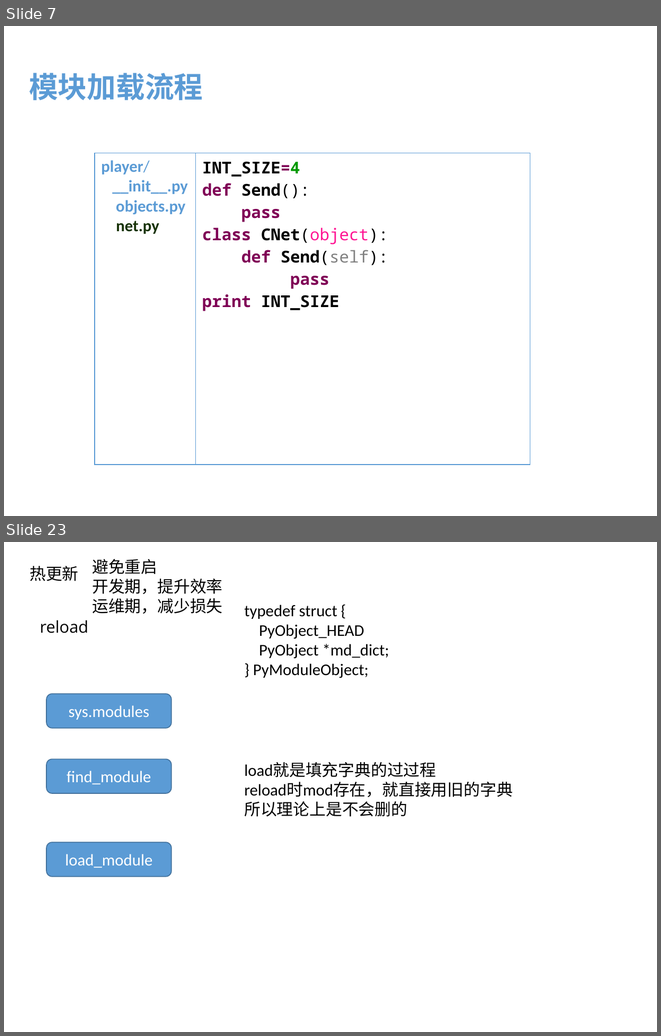
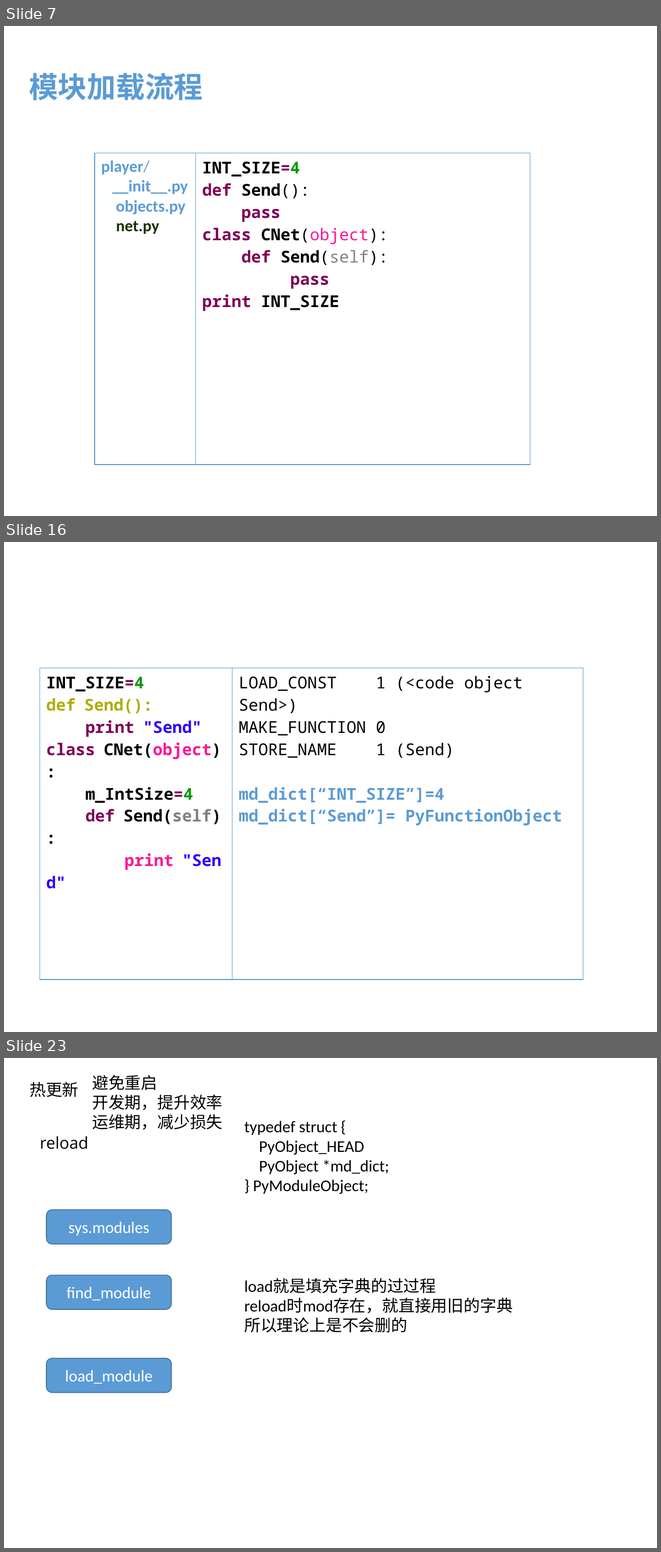
Before and after one commit to menfeng/studynote, a slide deck: python/source code/import/import.pptx. Shown one above the other, each under a label of ours: slides 7 and 23 before the commit, slides 7, 16 and 23 after it; the slides between them are not shown. The pictures are 661x1036 and 661x1552 pixels, drawn with LibreOffice and Linux fonts; fonts in the diff are those of the drawing. Boxes give left, top, right and bottom in pixels: in the first picture for what was removed or moved away, otherwise in the second. Text is boxed around its words. In the diff, an @@ line names an element or a change of style, - is before the commit and + after.

```diff
--- a/python/source code/import/import.pptx
+++ b/python/source code/import/import.pptx
@@ slide 16 added at bbox=[4, 542, 657, 1032], background #FFFFFF @@
@@ table added at bbox=[40, 668, 583, 979], 1 rows, 2 columns @@
+INT_SIZE=4 / def Send(): / print "Send" / class CNet(object): / m_IntSize=4 / def Send(self): / print "Send" | LOAD_CONST 1 (<code object Send>) / MAKE_FUNCTION 0 / STORE_NAME 1 (Send) / md_dict[“INT_SIZE”]=4 / md_dict[“Send”]= PyFunctionObject
```
Also in this commit, not shown: 13 slides changed, 1 other slide added, 2 slides removed.
